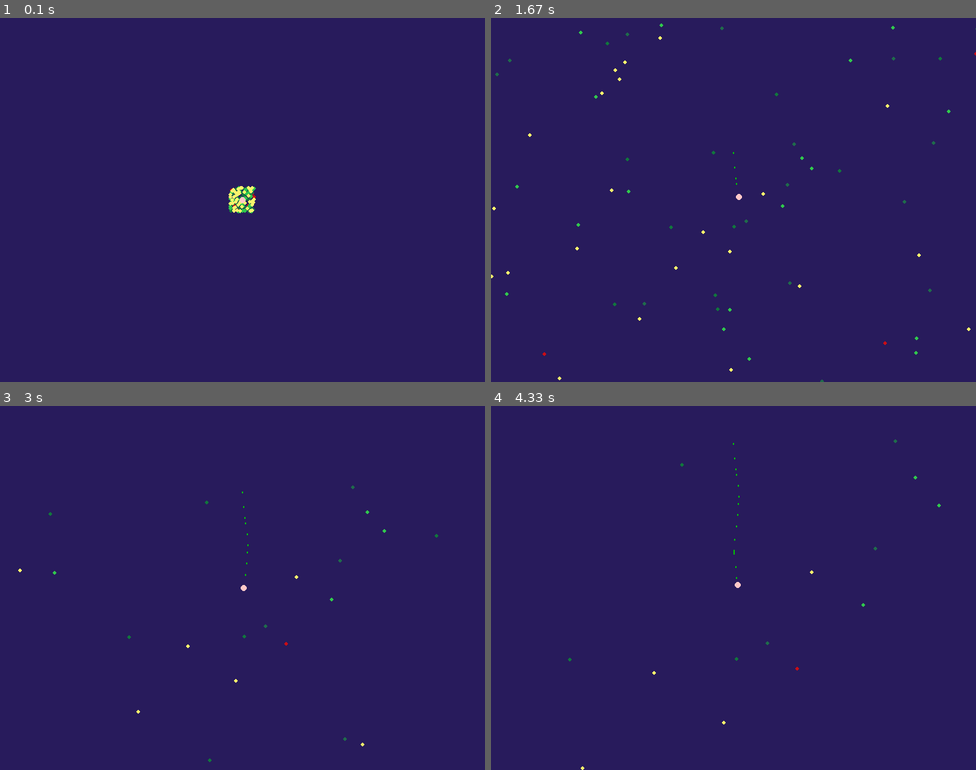
Above: before the commit, frames 1-4 (two rows, left to right).
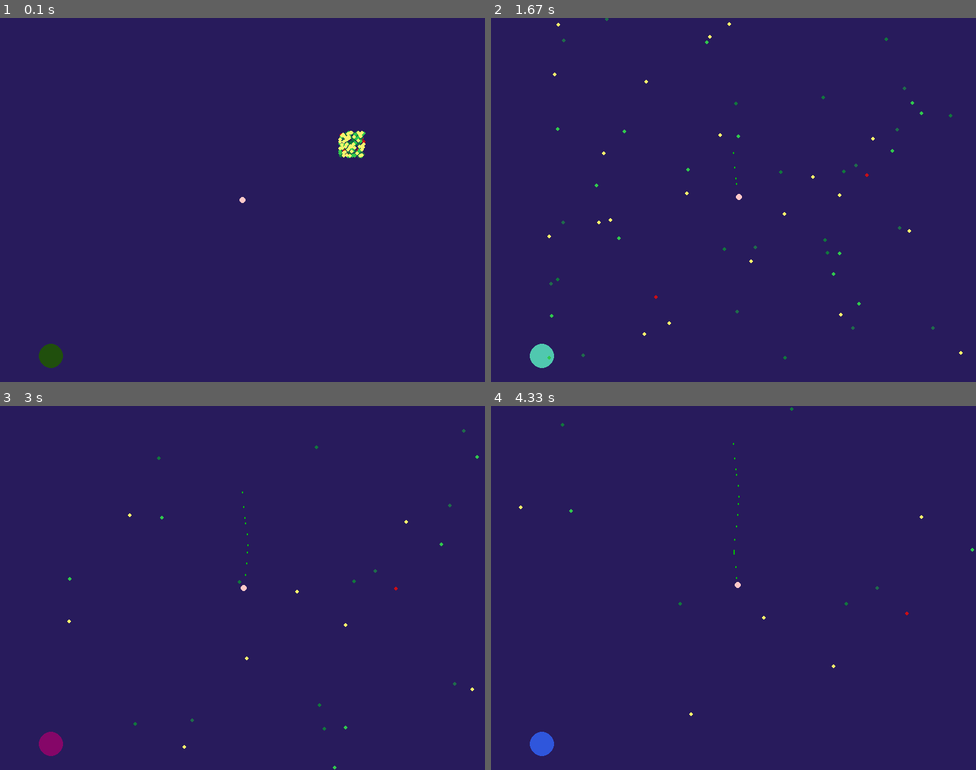
Above: after the commit, the same moments.

Repository: YuryNagorny/Gleb-Yura-PyGame
Game: pygame game, started from main.py
Two runs of this game, one before a commit and one after it. Both use one fixed random seed, a clock stepped at 60 frames per second and the inputs below.
Inputs:
- Up to frame 1 (0.1 s): no input
- Up to frame 2 (1.67 s): tap Space at 0.33, 0.73, 1.03, 1.23, 1.57 s; hold D 0.67-1.13 s; hold W 1.17-1.47 s; hold D from 1.5 s (still down)
- Up to frame 3 (3 s): tap Space at 1.87, 2.07, 2.37, 2.63, 2.97 s; release D at 1.97 s; hold A 2-2.53 s; hold S 2.57-2.87 s; hold A from 2.9 s (still down)
- Up to frame 4 (4.33 s): tap Space at 3.27, 3.4, 3.8, 4.1 s; release A at 3.3 s; hold W 3.33-3.7 s; hold D from 3.73 s (still down)

The runs differ from the first frame. In frame 1, 0.9% of the frame differs, in the area x 8-76%, y 31-97%; in frame 2, 0.9%; in frame 3, 0.5%; in frame 4, 0.4%.

Commit message:
Update main.py

Diff:
--- a/main.py
+++ b/main.py
@@ -4,8 +4,7 @@
 
 
 class Attack:
-    def __init__(self):
-        coord = {1: (400, 100), 2: (400, 200), 3: (400, 300), 4: (400, 200), 5: (400, 300), 6: (400, 300)}
+    def __init__(self, coord):
         self.type_ = random.randint(1, 6)
         self.count_projectiles = 300 // self.type_
         c = random.randint(0, 3)
@@ -14,13 +13,13 @@
             color = (random.randint(0, 255), random.randint(0, 255), random.randint(0, 255))
             for i in range(0, j):
                 if c == 1:
-                    self.projectiles.append(Projectile(coord[self.type_][0], coord[self.type_][1], 3, color, i % 2))
+                    self.projectiles.append(Projectile(coord[0], coord[1], 3, color, i % 2))
                 if c == 2:
-                    self.projectiles.append(Projectile(coord[self.type_][0], coord[self.type_][1], 5, color, i % 2))
+                    self.projectiles.append(Projectile(coord[0], coord[1], 5, color, i % 2))
                 if c == 3:
-                    self.projectiles.append(Projectile(coord[self.type_][0], coord[self.type_][1] * -1, 10, color, i % 2))
+                    self.projectiles.append(Projectile(coord[0], coord[1] * -1, 10, color, i % 2))
                 if c == 5:
-                    self.projectiles.append(Projectile(coord[self.type_][0], coord[self.type_][1] * -1, 15, color, i % 2))
+                    self.projectiles.append(Projectile(coord[0], coord[1] * -1, 15, color, i % 2))
                 if c == 6:
                     self.projectiles.append(Projectile(coord[self.type_][0], coord[self.type_][1] * -1, 25, color, i % 2))
 
@@ -101,16 +100,20 @@
 bullets = []
 player = Player()
 if __name__ == '__main__':
+    coord = (400, 300)
     run = True
     pygame.init()
     size = width, height = 800, 600
     screen = pygame.display.set_mode(size)
     while run:
+        stage = 0
         if len(projectiles) == 0:
-            a = Attack()
+            a = Attack(coord)
             projectiles = a.projectiles.copy()
+            coord = (random.randint(0, 800), random.randint(0, 600))
         clock = pygame.time.Clock()
         screen.fill(Screen.COLORS['blue'])
+        pygame.draw.circle(screen, (random.randint(0, 255), random.randint(0, 255), random.randint(0, 255)), coord, 20)
         keys = pygame.key.get_pressed()
         for event in pygame.event.get():
             if event.type == pygame.QUIT:
@@ -150,3 +153,5 @@
         player.render()
         pygame.display.flip()
         clock.tick(Screen.FPS)
+        if stage < 255:
+            stage += 1
